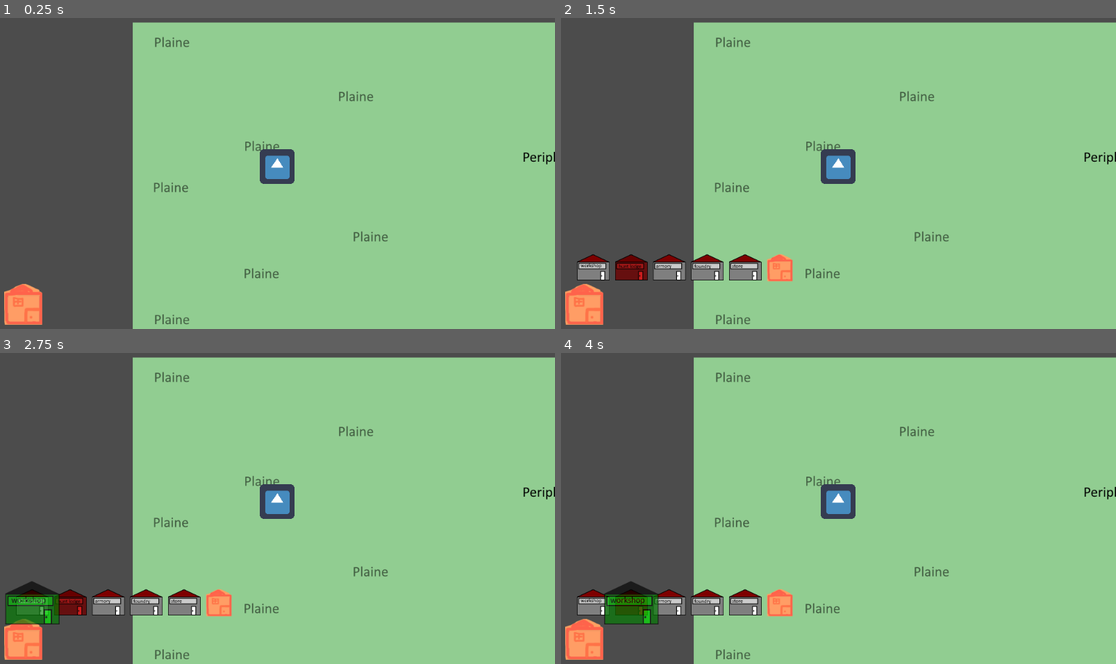
Above: before the commit, frames 1-4 (two rows, left to right).
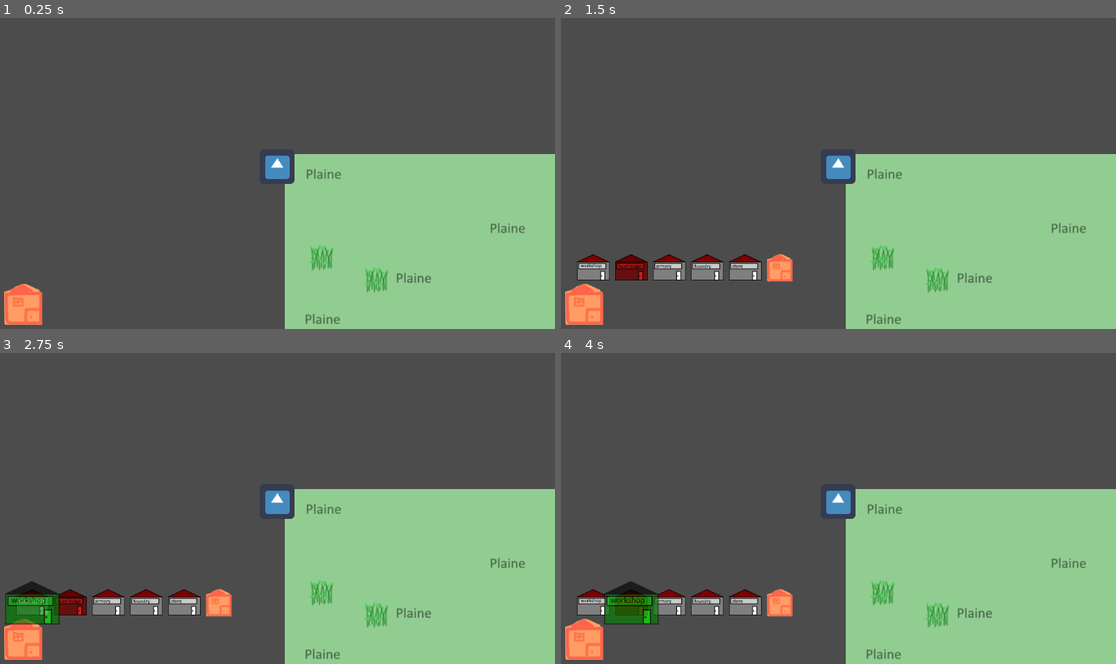
Above: after the commit, the same moments.

Repository: Xinginn/proficio
Game: Godot game, scene res://scenes/Playground/Playground.tscn
The game is run twice, just before and just after one commit, with the same random seed, the same clock (stepped at 60 frames per second) and the same inputs. The engine's default icon, where the game draws it, is replaced by a stand-in: a white triangle on a blue panel in a dark square.
Inputs (mouse positions are in pixels of both pictures, inside the frame that each line leads up to):
- Up to frame 1 (0.25 s): no input
- Up to frame 2 (1.5 s): click (583, 304) at 0.5 s; click (583, 304) at 1.25 s
- Up to frame 3 (2.75 s): click (33, 601) at 2.02 s
- Up to frame 4 (4 s): click (594, 601) at 2.75 s; click (633, 601) at 3.52 s

The runs differ from the first frame. In frame 1, 48% of the frame differs, in the area x 23-100%, y 1-100%; in frame 2, 47%; in frame 3, 47%; in frame 4, 47%.

Commit message:
spawn ressources fonctionnel
+les ressources spawn correctement, sans overlap, dans les lands après leur instanciation

Diff:
--- a/classes/data_holders/land_data.gd
+++ b/classes/data_holders/land_data.gd
@@ -5,7 +5,7 @@
 var id: int
 var land_name: String
 var max_spots: int
-var spots_lottery: Array = []
+var resources_lottery: Array = []
 
 func _init(_id: int, _name: String, _max_spots: int, _chances: Dictionary = {"herbs": 1, "pebble": 1} ):
     id = _id
@@ -13,5 +13,5 @@
     max_spots = _max_spots
     # génération de la lottery de spots
     for key in _chances.keys():
-      for i in range(_chances[key]):
-        spots_lottery.append(key)
+      for _i in range(_chances[key]):
+        resources_lottery.append(key)
--- a/entities/land/land.gd
+++ b/entities/land/land.gd
@@ -6,10 +6,10 @@
 onready var resources_holder: Node2D = $ResourcesHolder
 
 var land_data: LandData
-var resources_lottery: Array = []
+
+signal resource_placed
 
 func _initialize(land_code: String):
-  var texture = null
   var path = "res://assets/lands/"
   land_data = Data.lands[int(land_code[0])]
   var orientation =int(land_code[1])
@@ -27,18 +27,23 @@
   if orientation > 0:
     $Sprite.rotation_degrees = ( (int((orientation +1) /2) * 90) % 360 ) - 90
 
+  for _i in range(land_data.max_spots):
+    add_resource_spot()
+    yield(self, 'resource_placed')
+
 func add_resource_spot():
-  var random_int = GameManager.rng.randi_range(0, resources_lottery.size()-1)
-  var resource_name: String = resources_lottery[random_int]
-  var new_spot = load('res://entities/resource_spot/%s_spot/%s_spot.tscn' % resource_name).instance()
+  var random_int = GameManager.rng.randi_range(0, land_data.resources_lottery.size()-1)
+  var resource_name: String = land_data.resources_lottery[random_int]
+  var new_spot = load('res://entities/resource_spot/%s_spot/%s_spot.tscn' % [resource_name, resource_name]).instance()
   new_spot.connect('occupied_space_overlapped', self, '_on_resource_spot_overlap')
   new_spot.connect('ended_spawning', self, '_on_spawning_ended')
   resources_holder.add_child(new_spot)
   new_spot.position = get_random_spawn_position()
+  new_spot.is_spawning = true
 
 func get_random_spawn_position() -> Vector2:
   var randX = GameManager.rng.randi_range(MIN_SPAWN_POS, MAX_SPAWN_POS)
-  var randY = GameManager.rng.randi_rang(MIN_SPAWN_POS, MAX_SPAWN_POS)
+  var randY = GameManager.rng.randi_range(MIN_SPAWN_POS, MAX_SPAWN_POS)
   return Vector2(randX, randY)
 
 func _on_resource_spot_overlap(spot):
@@ -50,3 +55,4 @@
   spot.frames_since_no_overlap = 0
   spot.disconnect('occupied_space_overlapped', self, '_on_resource_spot_overlap')
   spot.disconnect('ended_spawning', self, '_on_spawning_ended')
+  emit_signal('resource_placed')
--- a/entities/land/land.tscn
+++ b/entities/land/land.tscn
@@ -7,6 +7,8 @@
 script = ExtResource( 1 )
 
 [node name="Sprite" type="Sprite" parent="."]
+position = Vector2( 256, 256 )
 texture = ExtResource( 2 )
 
 [node name="ResourcesHolder" type="Node2D" parent="."]
+z_index = 1
--- /dev/null
+++ b/entities/resource_spot/pebble_spot/pebble_spot.tscn
@@ -0,0 +1,9 @@
+[gd_scene load_steps=4 format=2]
+
+[ext_resource path="res://assets/resource_spots/resource_spot_pebble_0.png" type="Texture" id=1]
+[ext_resource path="res://entities/resource_spot/pebble_spot/pebble_spot.gd" type="Script" id=2]
+[ext_resource path="res://entities/resource_spot/resource_spot.tscn" type="PackedScene" id=3]
+
+[node name="PebbleSpot" instance=ExtResource( 3 )]
+texture = ExtResource( 1 )
+script = ExtResource( 2 )
--- a/entities/resource_spot/pebbles_spot/pebble_spot.tscn
+++ /dev/null
@@ -1,9 +0,0 @@
-[gd_scene load_steps=4 format=2]
-
-[ext_resource path="res://entities/resource_spot/resource_spot.tscn" type="PackedScene" id=1]
-[ext_resource path="res://entities/resource_spot/pebbles_spot/pebble_spot.gd" type="Script" id=2]
-[ext_resource path="res://assets/resource_spots/resource_spot_pebble_0.png" type="Texture" id=3]
-
-[node name="PebbleSpot" instance=ExtResource( 1 )]
-texture = ExtResource( 3 )
-script = ExtResource( 2 )
--- a/entities/resource_spot/resource_spot.gd
+++ b/entities/resource_spot/resource_spot.gd
@@ -38,8 +38,10 @@
 # necessaire pour la gestion des overlap au spawn
 # la methode get_overlapping_areas ne donne des résultats cohérents qu'après
 # qu'une frame physique ait été calculée
-func _physics_process(delta):
-  if is_spawning:
+func _physics_process(_delta):
+  if !is_spawning:
+    pass
+  else:
     if occupied_space.get_overlapping_areas():
       emit_signal('occupied_space_overlapped', self)
     else:
--- a/entities/resource_spot/resource_spot.tscn
+++ b/entities/resource_spot/resource_spot.tscn
@@ -26,4 +26,3 @@
 shape = SubResource( 2 )
 [connection signal="body_entered" from="CollectTriggerArea" to="." method="_on_body_entered"]
 [connection signal="body_exited" from="CollectTriggerArea" to="." method="_on_body_exited"]
-[connection signal="area_entered" from="OccupiedSpaceArea" to="." method="_on_occupied_space_collided"]
--- a/entities/test.tscn
+++ b/entities/test.tscn
@@ -2,8 +2,9 @@
 
 [ext_resource path="res://entities/test.gd" type="Script" id=1]
 [ext_resource path="res://entities/building/building.tscn" type="PackedScene" id=2]
-[ext_resource path="res://entities/resource_spot/pebbles_spot/pebble_spot.tscn" type="PackedScene" id=3]
+[ext_resource path="res://entities/resource_spot/pebble_spot/pebble_spot.tscn" type="PackedScene" id=3]
 [ext_resource path="res://entities/actor/actor.tscn" type="PackedScene" id=4]
+
 
 [node name="Node2D" type="Node2D"]
 script = ExtResource( 1 )
--- a/globals/craft_tooltip/craft_tooltip.gd
+++ b/globals/craft_tooltip/craft_tooltip.gd
@@ -22,7 +22,7 @@
 func _ready():
   panel.hide()
 
-func _process(delta):
+func _process(_delta):
   if panel.visible:
     # TODO gestion decalage si pas de place pour display
     panel.rect_global_position = get_viewport().get_mouse_position() + neutral_offset
--- a/globals/data.gd
+++ b/globals/data.gd
@@ -18,10 +18,10 @@
 var buildings = []
 
 func _ready():
-  lands.append(LandData.new(0, "center", 5, {"herbs": 4, "pebble": 2}))
-  lands.append(LandData.new(1, "crown", 5, {"herbs": 4, "pebble": 2}))
-  lands.append(LandData.new(2, "plain", 5, {"herbs": 4, "pebble": 2}))
-  lands.append(LandData.new(3, "forest", 5, {"herbs": 4, "pebble": 2}))
+  lands.append(LandData.new(0, "center", 3, {"herbs": 4, "pebble": 2}))
+  lands.append(LandData.new(1, "crown", 3, {"herbs": 4, "pebble": 2}))
+  lands.append(LandData.new(2, "plain", 3, {"herbs": 4, "pebble": 2}))
+  lands.append(LandData.new(3, "forest", 3, {"herbs": 4, "pebble": 2}))
 
   # id, product, name, stamina, skill, xp, resources, ?needed_progress = 1000
   crafts.append(CraftData.new(0, HideArmor, "hide_armor", 4, "leatherwork", 8, {"skin": 3}, 1000))
--- a/scenes/Playground/Playground.gd
+++ b/scenes/Playground/Playground.gd
@@ -5,7 +5,6 @@
 
 onready var player = $World/Player
 onready var buildings_holder = $World/BuildingsHolder
-onready var resource_spots_holder = $World/ResourceSpotsHolder
 onready var inventory_panel = $World/Player/Camera2D/InventoryPanel
 onready var building_buttons_container = $World/Player/Camera2D/StartBuildButton/BuildingButtonsContainer
 
@@ -73,7 +72,7 @@
     if event.button_index == BUTTON_RIGHT and event.pressed:
       build_mode_off()
 
-func _process(delta):
+func _process(_delta):
   if is_placing_building:
     building_ghost.global_position = get_global_mouse_position()
 
@@ -86,7 +85,6 @@
   player.connect('resources_changed', inventory_panel, "_on_resources_changed")
   player.connect('inventory_changed', inventory_panel, "_on_inventory_changed")
 
-  player.global_position = Vector2(10, 10)
 
   # zone de seed pour test
   var new_armor = Data.crafts[0].product.new()
--- a/scenes/Playground/Playground.tscn
+++ b/scenes/Playground/Playground.tscn
@@ -9,9 +9,6 @@
 [ext_resource path="res://assets/texture_back.png" type="Texture" id=8]
 [ext_resource path="res://assets/texture_front.png" type="Texture" id=9]
 [ext_resource path="res://scenes/playground/craft_panel.gd" type="Script" id=10]
-[ext_resource path="res://entities/resource_spot/tree_spot/tree_spot.tscn" type="PackedScene" id=11]
-[ext_resource path="res://entities/resource_spot/herbs_spot/herbs_spot.tscn" type="PackedScene" id=12]
-[ext_resource path="res://entities/resource_spot/pebbles_spot/pebble_spot.tscn" type="PackedScene" id=13]
 [ext_resource path="res://styles/panel.tres" type="StyleBox" id=14]
 [ext_resource path="res://scenes/playground/inventory_panel.gd" type="Script" id=15]
 [ext_resource path="res://assets/inventory_gear.png" type="Texture" id=16]
@@ -37,21 +34,10 @@
 
 [node name="LandsHolder" type="Node2D" parent="World"]
 
-[node name="ResourceSpotsHolder" type="Node2D" parent="World"]
-
-[node name="TreeSpot" parent="World/ResourceSpotsHolder" instance=ExtResource( 11 )]
-position = Vector2( 169.271, 446.341 )
-
-[node name="HerbsSpot" parent="World/ResourceSpotsHolder" instance=ExtResource( 12 )]
-position = Vector2( 285.979, 385.76 )
-
-[node name="PebbleSpot" parent="World/ResourceSpotsHolder" instance=ExtResource( 13 )]
-position = Vector2( 49.7839, 394.44 )
-
 [node name="BuildingsHolder" type="Node2D" parent="World"]
 
 [node name="Player" parent="World" instance=ExtResource( 2 )]
-position = Vector2( 124.359, 299.661 )
+position = Vector2( -13.589, 22.5758 )
 
 [node name="Camera2D" type="Camera2D" parent="World/Player"]
 current = true
--- a/scenes/playground/inventory_panel.gd
+++ b/scenes/playground/inventory_panel.gd
@@ -54,7 +54,7 @@
     child.queue_free()
   # creation des lignes et items
   var size = _inventory.items.size()
-  for i in range( int( max(size/10, 2) ) ):
+  for _i in range( int( max(size/10, 2) ) ):
     var new_grid_line = grid_line_scene.instance()
     inventory_lines_container.add_child(new_grid_line)
     new_grid_line.connect("line_clicked", self, "_on_line_clicked")
@@ -117,7 +117,7 @@
     new_resource.texture = load('res://assets/icons/resource_%s.png' % key)
     resource_stock_displays[key] = new_resource
 
-func _process(delta):
+func _process(_delta):
   if armed_slot != null:
     item_ghost.global_position = get_global_mouse_position()
 
--- a/scenes/playground/world_manager.gd
+++ b/scenes/playground/world_manager.gd
@@ -19,4 +19,4 @@
       var new_land = land_scene.instance()
       lands_holder.add_child(new_land)
       new_land._initialize(map[i][j])
-      new_land.global_position = Vector2(LAND_SIZE * j, LAND_SIZE * i)
+      new_land.position = Vector2(LAND_SIZE * j, LAND_SIZE * i)
Renamed: entities/resource_spot/pebbles_spot/pebble_spot.gd -> entities/resource_spot/pebble_spot/pebble_spot.gd
Not shown: 1 places in scenes/Playground/Playground.tscn that only renumber resources
